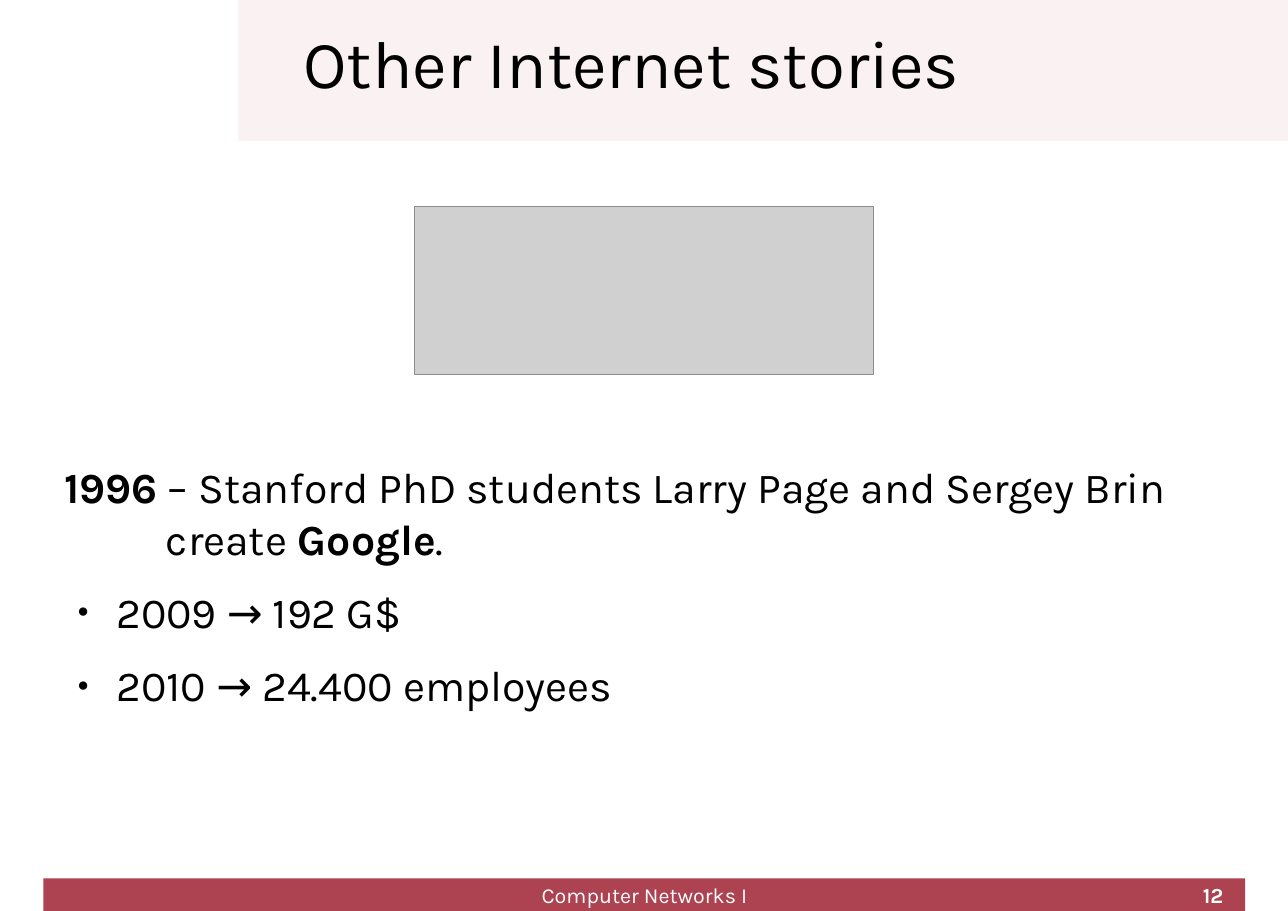
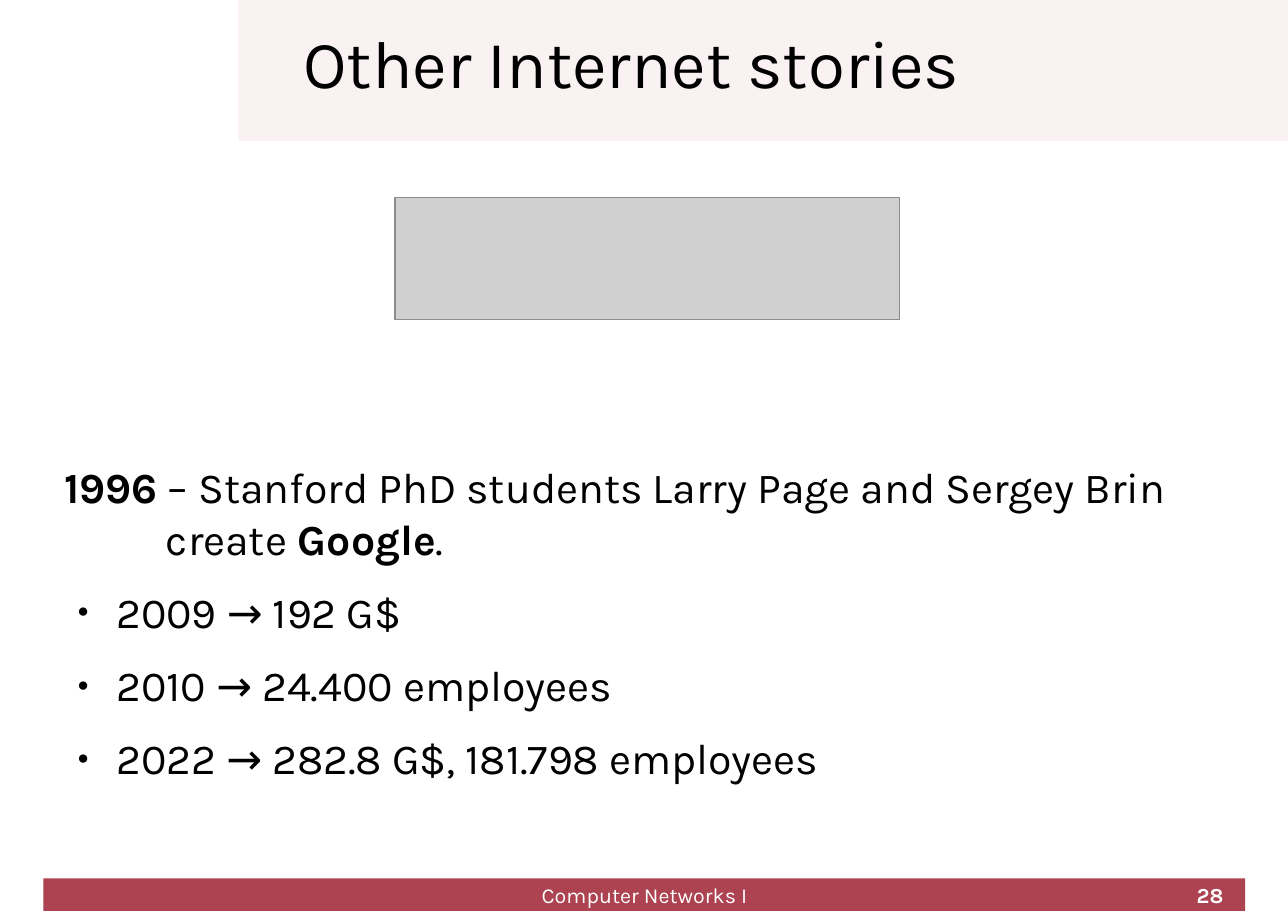
Before and after one commit to cletomartin/redes1, a slide deck: slide 28 of slides/introduction.odp (slide 12 before the commit). Drawn at 1288x911 pixels with LibreOffice and Linux fonts; fonts in the diff are those of the drawing; grey boxes stand for pictures; background and template pictures are left out. Boxes give left, top, right and bottom in pixels: in the first picture for what was removed or moved away, otherwise in the second. Text is boxed around its words. In the diff, an @@ line names an element or a change of style, - is before the commit and + after.

```diff
--- a/slides/introduction.odp
+++ b/slides/introduction.odp
@@ picture: place and size @@
-picture at bbox=[414, 206, 874, 375]
+picture at bbox=[396, 197, 900, 320]
@@ text at bbox=[116, 743, 818, 785]: paragraph added @@
+● 2022 → 282.8 G$, 181.798 employees
@@ page number at bbox=[1197, 889, 1224, 904]: text changed @@
-12
+28
```
Also in this commit, not shown: 7 other slides changed, 18 slides added, 3 slides removed, 1 other file.
